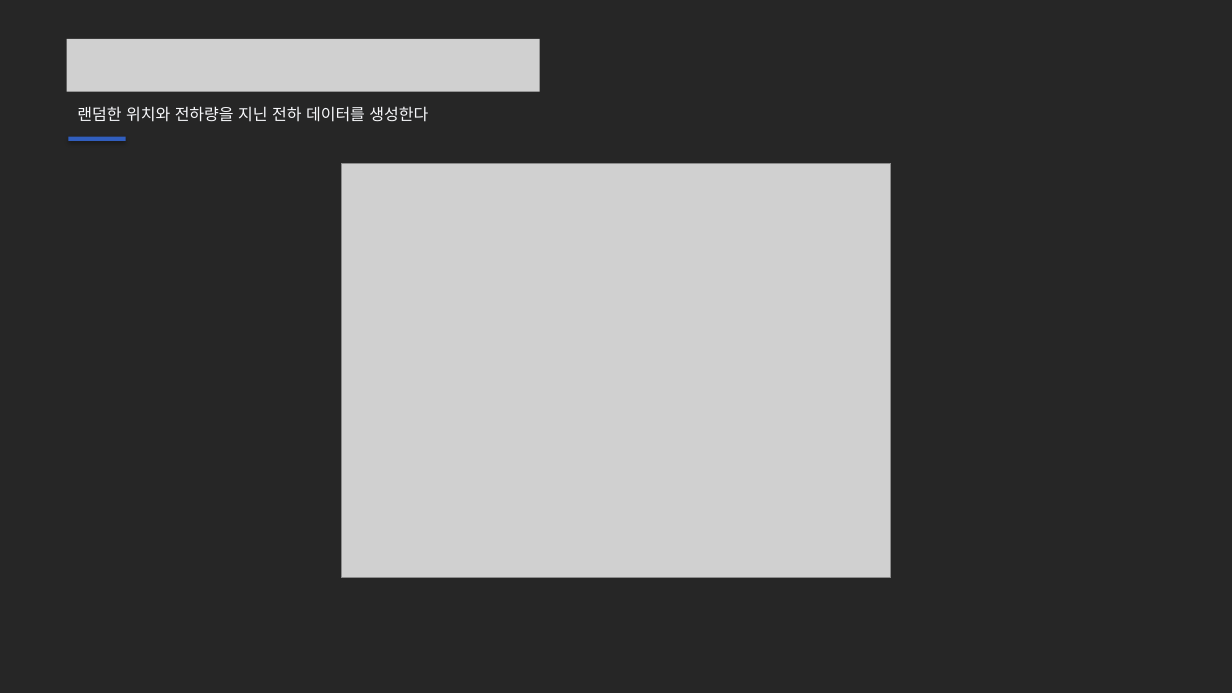
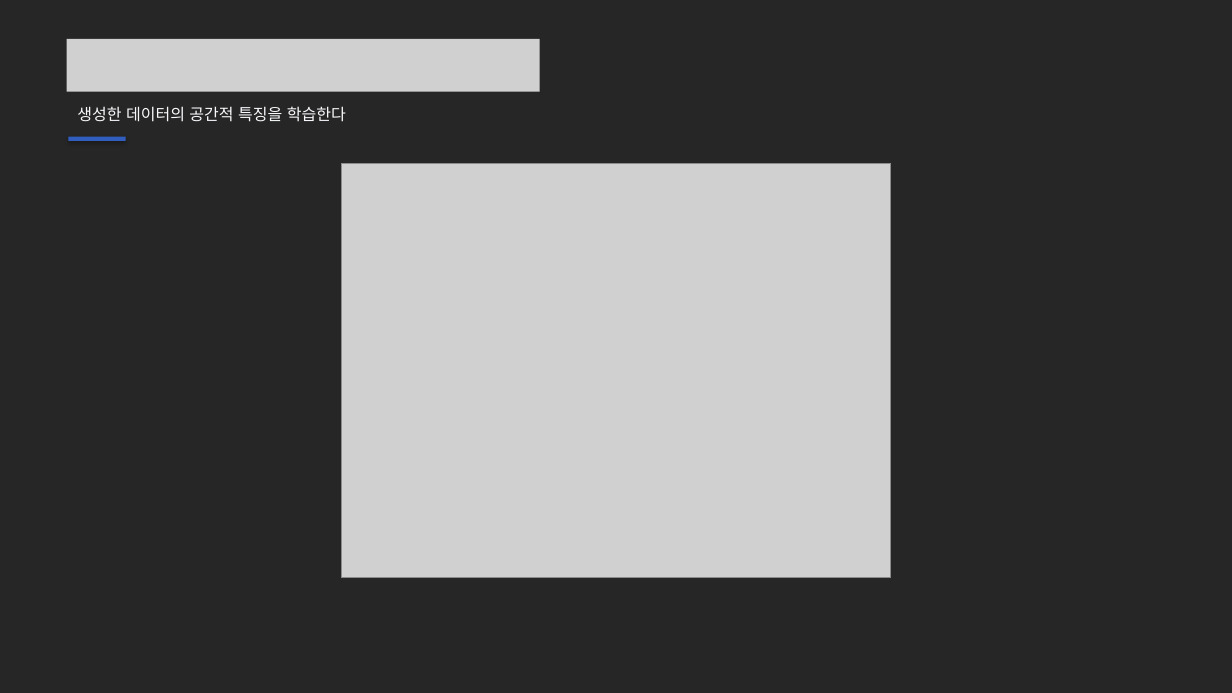
Before and after one commit to ohyunu525/KK-AI, a slide deck: slide 20 of Documents/보고서 파일.pptx. Drawn at 1232x693 pixels with LibreOffice and Linux fonts; fonts in the diff are those of the drawing; grey boxes stand for pictures. Boxes give left, top, right and bottom in pixels: in the first picture for what was removed or moved away, otherwise in the second. Text is boxed around its words. In the diff, an @@ line names an element or a change of style, - is before the commit and + after.

```diff
--- a/Documents/보고서 파일.pptx
+++ b/Documents/보고서 파일.pptx
@@ text at [77,106,346,122]: text changed @@
-랜덤한 위치와 전하량을 지닌 전하 데이터를 생성한다
+생성한 데이터의 공간적 특징을 학습한다
```
Also in this commit, not shown: 4 other slides changed, 5 slides added, 11 slides removed, 1 other file.
